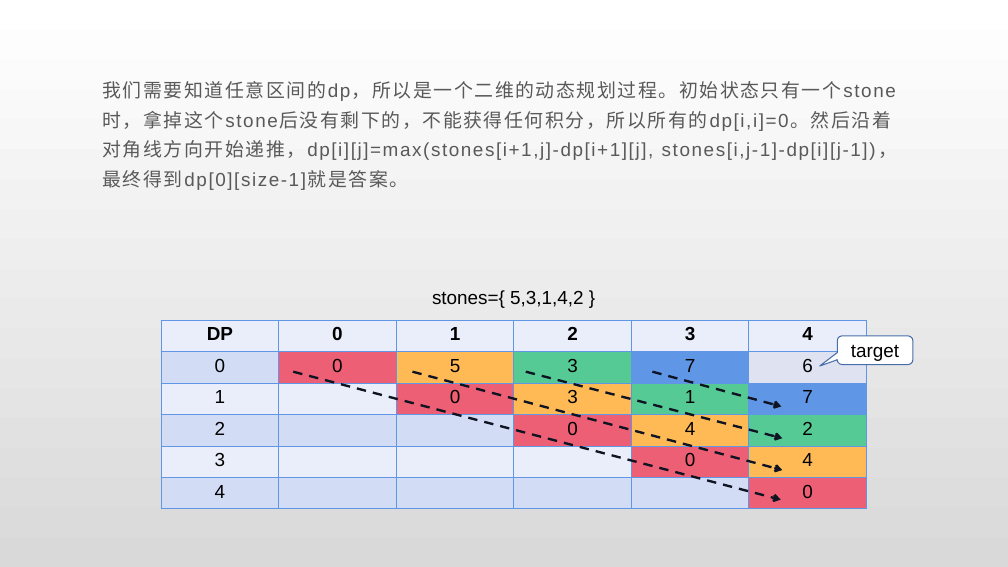
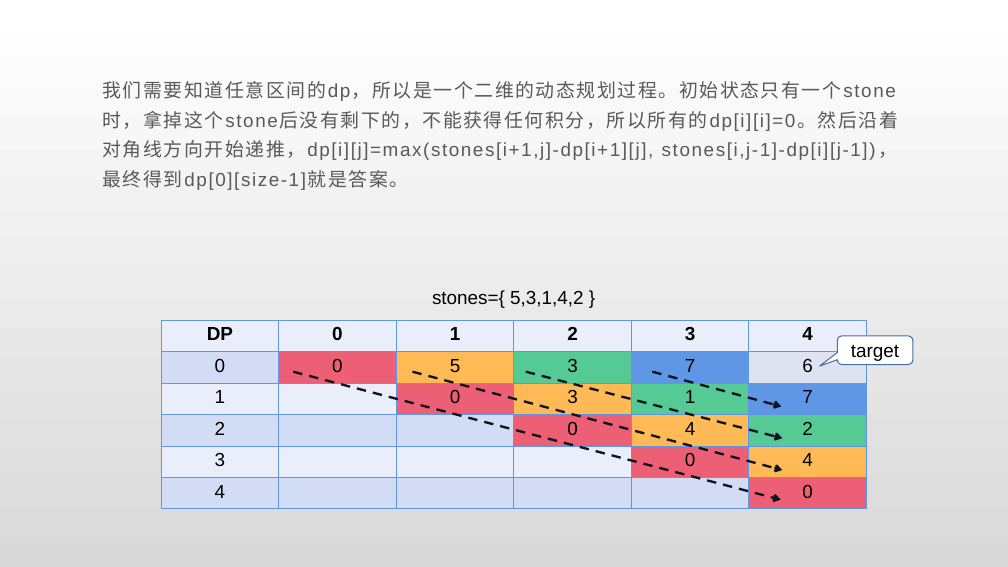
Before and after one commit to whuwh27604/leetcode, a slide deck: slide 3 of questions/1600~1699/1690. 石子游戏 VII/1690. 石子游戏 VII.pptx. Drawn at 1008x567 pixels with LibreOffice and Linux fonts; fonts in the diff are those of the drawing. Boxes give left, top, right and bottom in pixels: in the first picture for what was removed or moved away, otherwise in the second. Text is boxed around its words. In the diff, an @@ line names an element or a change of style, - is before the commit and + after.

```diff
--- a/questions/1600~1699/1690. 石子游戏 VII/1690. 石子游戏 VII.pptx
+++ b/questions/1600~1699/1690. 石子游戏 VII/1690. 石子游戏 VII.pptx
@@ text at (103,81,898,190): text changed @@
-我们需要知道任意区间的dp，所以是一个二维的动态规划过程。初始状态只有一个stone时，拿掉这个stone后没有剩下的，不能获得任何积分，所以所有的dp[i,i]=0。然后沿着对角线方向开始递推，dp[i][j]=max(stones[i+1,j]-dp[i+1][j], stones[i,j-1]-dp[i][j-1])，最终得到dp[0][size-1]就是答案。
+我们需要知道任意区间的dp，所以是一个二维的动态规划过程。初始状态只有一个stone时，拿掉这个stone后没有剩下的，不能获得任何积分，所以所有的dp[i][i]=0。然后沿着对角线方向开始递推，dp[i][j]=max(stones[i+1,j]-dp[i+1][j], stones[i,j-1]-dp[i][j-1])，最终得到dp[0][size-1]就是答案。
```
Also in this commit, not shown: 1 other file.
